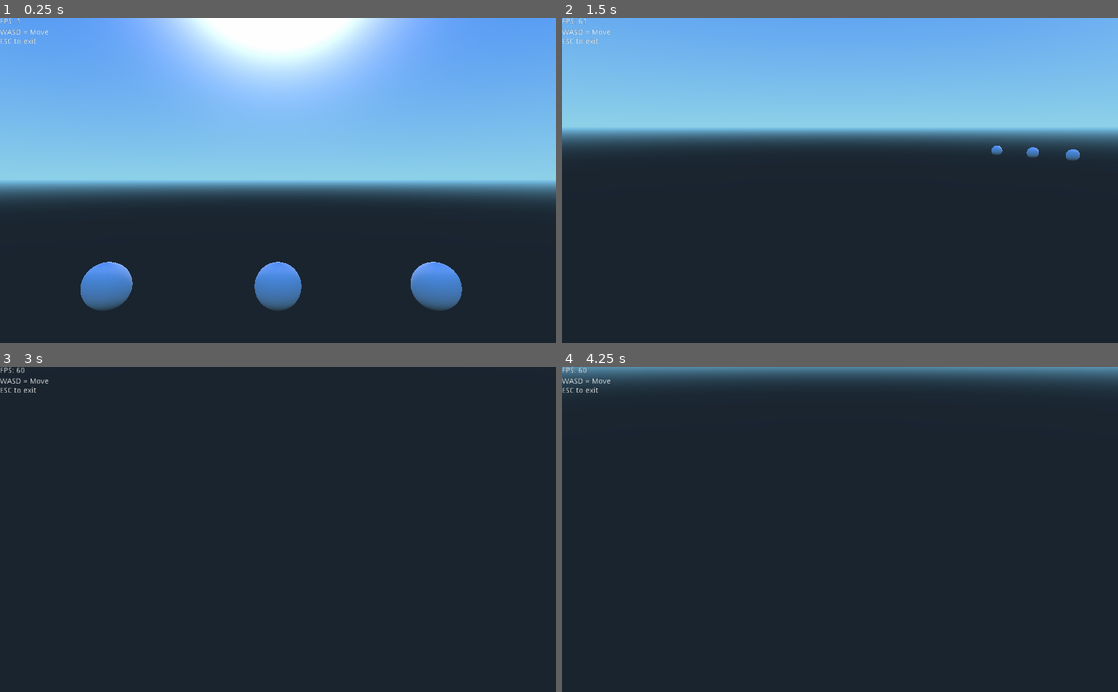
Above: before the commit, frames 1-4 (two rows, left to right).
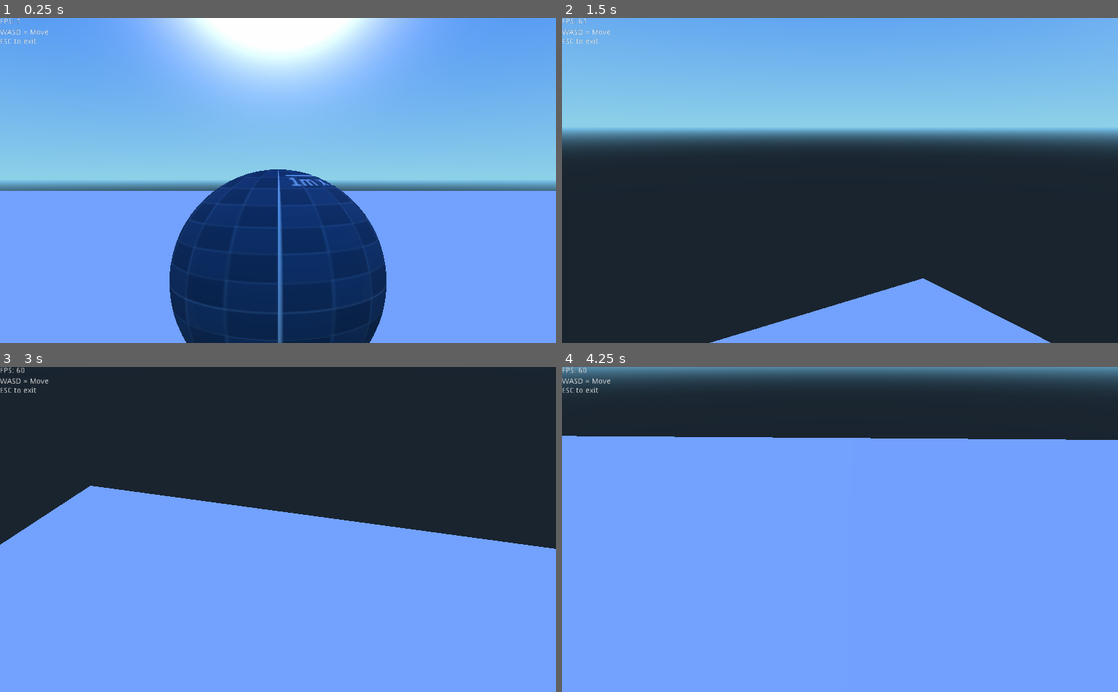
Above: after the commit, the same moments.

Repository: tavurth/godot-simple-fps-camera
Game: Godot game, scene res://World.tscn
Same seed, same stepped clock (60 frames per second), same inputs: the game is played once before the commit and once after it.
Inputs (mouse positions are in pixels of both pictures, inside the frame that each line leads up to):
- Up to frame 1 (0.25 s): no input
- Up to frame 2 (1.5 s): tap Enter at 0.5 s; move the mouse to (962, 164) at 0.52 s; hold Right (ui_right) 0.53-1.28 s; tap Space (action_jump, bound only after the commit) at 0.6, 0.77, 1.07, 1.35 s; move the mouse to (728, 196) at 1.27 s; hold Down (ui_down) from 1.28 s (still down)
- Up to frame 3 (3 s): tap Space (action_jump, bound only after the commit) at 1.52, 1.82, 2.1, 2.75, 2.85 s; move the mouse to (333, 458) at 2.02 s; release Down (ui_down) at 2.03 s; hold Right (ui_right) 2.03-2.78 s; move the mouse to (250, 594) at 2.77 s; hold Up (ui_up) from 2.78 s (still down)
- Up to frame 4 (4.25 s): tap Space (action_jump, bound only after the commit) at 3.02, 3.32, 3.6, 3.77, 4.07 s; move the mouse to (1006, 578) at 3.52 s; release Up (ui_up) at 3.53 s; hold Left (ui_left) from 3.53 s (still down)

The runs differ from the first frame. In frame 1, 47% of the frame differs, in the area x 0-100%, y 46-100%; in frame 2, 6.3%; in frame 3, 54%; in frame 4, 78%, in the area x 0-100%, y 21-100%.

Commit message:
Add textures and jumping

Diff:
--- /dev/null
+++ b/Ball.tscn
@@ -0,0 +1,24 @@
+[gd_scene load_steps=5 format=2]
+
+[ext_resource path="res://1x1.png" type="Texture" id=1]
+
+[sub_resource type="SphereShape" id=7]
+
+[sub_resource type="SphereMesh" id=8]
+
+[sub_resource type="SpatialMaterial" id=9]
+detail_enabled = true
+detail_blend_mode = 0
+detail_uv_layer = 0
+detail_albedo = ExtResource( 1 )
+uv1_scale = Vector3( 0.5, 0.5, 0.5 )
+
+[node name="Ball" type="RigidBody"]
+transform = Transform( 1, 0, 0, 0, 1, 0, 0, 0, 1, 0.819506, 0, -3.36017 )
+
+[node name="CollisionShape" type="CollisionShape" parent="."]
+shape = SubResource( 7 )
+
+[node name="MeshInstance" type="MeshInstance" parent="."]
+mesh = SubResource( 8 )
+material/0 = SubResource( 9 )
--- a/FPSCounter.gd
+++ b/FPSCounter.gd
@@ -3,5 +3,5 @@
 func _ready():
 	set_process(true)
 
-func _process(delta):
+func _process(_delta: float):
 	self.text = 'FPS: %s' % Engine.get_frames_per_second()
--- a/Player.gd
+++ b/Player.gd
@@ -1,6 +1,10 @@
-extends Spatial
+extends KinematicBody
 
-const PLAYER_MOVE_SPEED = 20
+var velocity = Vector3(0, 0, 0)
+
+const JUMP = 50
+const GRAVITY = .3
+const PLAYER_MOVE_SPEED = 4
 
 func move_forward_back(delta: float):
 	"""
@@ -30,3 +34,14 @@
 
 	elif Input.is_action_pressed("ui_right"):
 		self.move_left_right(+delta)
+
+func _physics_process(delta: float):
+	if Input.is_action_just_pressed("action_jump"):
+		if self.is_on_floor():
+			self.velocity.y += JUMP
+
+	self.velocity -= Vector3(0, GRAVITY, 0)
+	self.velocity.y = clamp(self.velocity.y, -GRAVITY * 100, GRAVITY * 100)
+
+	self.velocity = self.move_and_slide(self.velocity, Vector3(0, 1, 0))
+	self.transform = self.transform.translated(self.velocity * delta)
--- a/World.tscn
+++ b/World.tscn
@@ -1,11 +1,26 @@
-[gd_scene load_steps=6 format=2]
+[gd_scene load_steps=11 format=2]
 
 [ext_resource path="res://FPSCounter.gd" type="Script" id=1]
 [ext_resource path="res://ExitHelp.gd" type="Script" id=2]
 [ext_resource path="res://Camera.gd" type="Script" id=3]
 [ext_resource path="res://Player.gd" type="Script" id=4]
+[ext_resource path="res://1x1.png" type="Texture" id=5]
+[ext_resource path="res://Ball.tscn" type="PackedScene" id=6]
 
-[sub_resource type="SphereMesh" id=1]
+[sub_resource type="CubeMesh" id=4]
+
+[sub_resource type="SpatialMaterial" id=5]
+detail_enabled = true
+detail_blend_mode = 0
+detail_uv_layer = 0
+detail_albedo = ExtResource( 5 )
+uv1_scale = Vector3( 100, 100, 10 )
+
+[sub_resource type="BoxShape" id=3]
+
+[sub_resource type="CapsuleShape" id=6]
+radius = 0.694394
+height = 0.864053
 
 [node name="Spatial" type="Spatial"]
 
@@ -29,27 +44,36 @@
 "_edit_use_anchors_": false
 }
 
-[node name="MeshInstance" type="MeshInstance" parent="."]
-transform = Transform( 0.3, 0, 0, 0, 0.3, 0, 0, 0, 0.3, 0, 0, -3.36017 )
-mesh = SubResource( 1 )
-material/0 = null
+[node name="Floor" type="StaticBody" parent="."]
+transform = Transform( 64, 0, 0, 0, 1, 0, 0, 0, 64, 0, -1.5625, 0 )
 
-[node name="MeshInstance2" type="MeshInstance" parent="."]
-transform = Transform( 0.3, 0, 0, 0, 0.3, 0, 0, 0, 0.3, 2.01999, 0, -3.36017 )
-mesh = SubResource( 1 )
-material/0 = null
+[node name="Mesh" type="MeshInstance" parent="Floor"]
+mesh = SubResource( 4 )
+skeleton = NodePath("../..")
+material/0 = SubResource( 5 )
 
-[node name="MeshInstance3" type="MeshInstance" parent="."]
-transform = Transform( 0.3, 0, 0, 0, 0.3, 0, 0, 0, 0.3, -2.19066, 0, -3.36017 )
-mesh = SubResource( 1 )
-material/0 = null
+[node name="CollisionShape" type="CollisionShape" parent="Floor"]
+shape = SubResource( 3 )
 
-[node name="Player" type="Spatial" parent="."]
-transform = Transform( 1, 0, 0, 0, 1, 0, 0, 0, 1, 0, 0, 0 )
+[node name="Player" type="KinematicBody" parent="."]
+transform = Transform( 1, 0, 0, 0, 1, 0, 0, 0, 1, 0, 0.832029, 0 )
 script = ExtResource( 4 )
 
 [node name="Camera" type="Camera" parent="Player"]
-transform = Transform( 1, 0, 0, 0, 1, 0, 0, 0, 1, 0, 1.3537, 1.11144 )
+transform = Transform( 1, 0, 0, 0, 1, 0, 0, 0, 1, 0, 0.745983, 0 )
 fov = 50.0
 far = 200.0
 script = ExtResource( 3 )
+
+[node name="CollisionShape" type="CollisionShape" parent="Player"]
+transform = Transform( 1, 0, 0, 0, -4.37114e-08, 1, 0, -1, -4.37114e-08, 0, 0, 0 )
+shape = SubResource( 6 )
+
+[node name="Ball" parent="." instance=ExtResource( 6 )]
+transform = Transform( 1, 0, 0, 0, 1, 0, 0, 0, 1, 0, 0, -3.36 )
+
+[node name="Ball2" parent="." instance=ExtResource( 6 )]
+transform = Transform( 1, 0, 0, 0, 1, 0, 0, 0, 1, -4, 0, -3.36 )
+
+[node name="Ball3" parent="." instance=ExtResource( 6 )]
+transform = Transform( 1, 0, 0, 0, 1, 0, 0, 0, 1, 4, 0, -3.36 )
--- a/project.godot
+++ b/project.godot
@@ -57,6 +57,12 @@
 "events": [ Object(InputEventKey,"resource_local_to_scene":false,"resource_name":"","device":0,"alt":false,"shift":false,"control":false,"meta":false,"command":false,"pressed":false,"scancode":16777217,"physical_scancode":0,"unicode":0,"echo":false,"script":null)
  ]
 }
+action_jump={
+"deadzone": 0.5,
+"events": [ Object(InputEventKey,"resource_local_to_scene":false,"resource_name":"","device":0,"alt":false,"shift":false,"control":false,"meta":false,"command":false,"pressed":false,"scancode":0,"physical_scancode":32,"unicode":0,"echo":false,"script":null)
+, Object(InputEventJoypadButton,"resource_local_to_scene":false,"resource_name":"","device":0,"button_index":0,"pressure":0.0,"pressed":false,"script":null)
+ ]
+}
 
 [rendering]
 
Binary file added: 1x1.png
